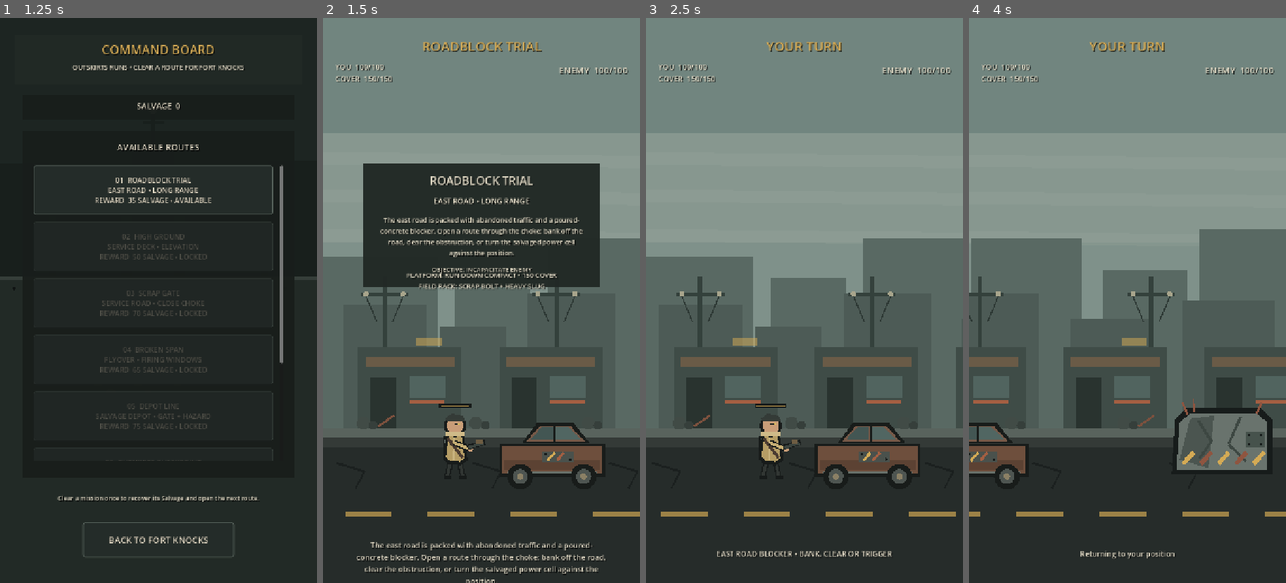
Above: before the commit, frames 1-4 (left to right).
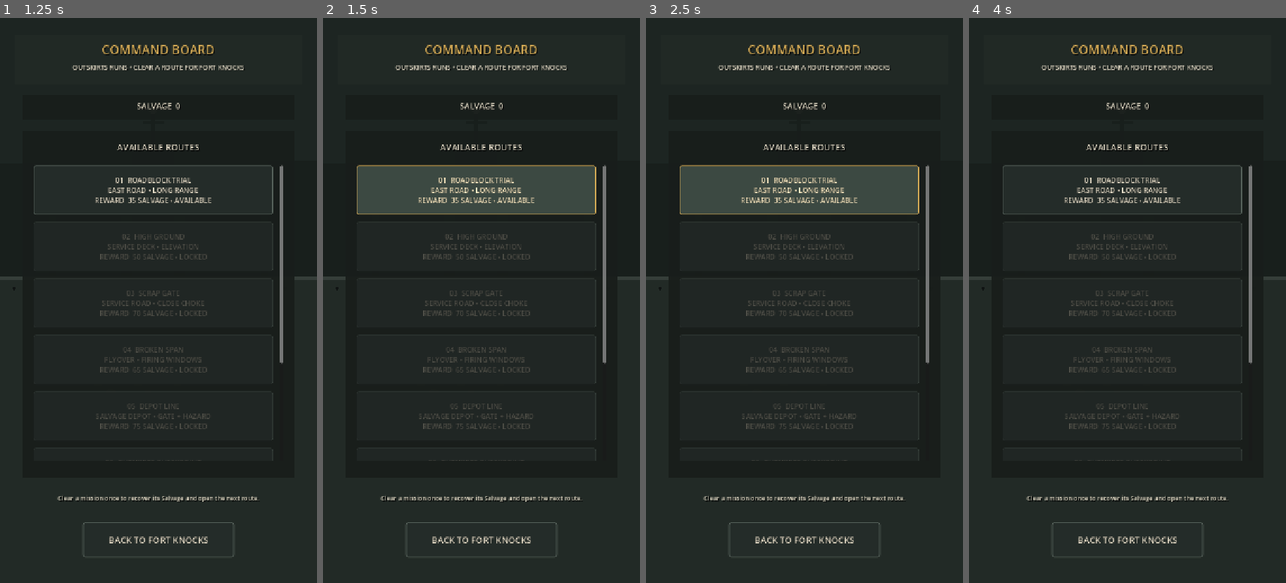
Above: after the commit, the same moments.

Repository: phantompixel-developer/FortKnocks
Game: Godot game, scene res://game/core/app.tscn
Same seed, same stepped clock (60 frames per second), same inputs: the game is played once before the commit and once after it.
Inputs (mouse positions are in pixels of both pictures, inside the frame that each line leads up to):
- Up to frame 1 (1.25 s): click "COMMAND BOARD CHOOSE THE NEXT…" at 0.5 s
- Up to frame 2 (1.5 s): click "01 ROADBLOCK TRIAL EAST ROAD …" at 1.25 s
- Up to frame 3 (2.5 s): click (798, 187) at 2 s, where only the run after the commit has a clickable "01 ROADBLOCK TRIAL EAST ROAD …"
- Up to frame 4 (4 s): click (1121, 187) at 2.75 s, where only the run after the commit has a clickable "01 ROADBLOCK TRIAL EAST ROAD …"; move the mouse to (1197, 272) at 3.52 s; click (1197, 272) at 3.67 s

Frame 1 is identical in both runs. In frame 2, 69% of the frame differs, in the area x 0-100%, y 0-100%; in frame 3, 76%; in frame 4, 76%, in the area x 0-100%, y 0-96%.
Error after the commit: Parse Error: Identifier "_on_salvage_load_destroyed" not declared in the current scope. (res://game/battle/battle_controller.gd:343)

Commit message:
feat: spawn salvage objective targets

Diff:
--- a/game/battle/battle_controller.gd
+++ b/game/battle/battle_controller.gd
@@ -23,6 +23,7 @@
 const ArenaPlatformScript := preload("res://game/battle/arena_platform.gd")
 const CollapsibleBarrierScript := preload("res://game/battle/collapsible_barrier.gd")
 const SignalRelayScript := preload("res://game/battle/signal_relay.gd")
+const SalvageLoadScript := preload("res://game/battle/salvage_load.gd")
 const EncounterCatalogScript := preload("res://game/campaign/encounter_catalog.gd")
 const ThemeScript := preload("res://game/presentation/fort_knocks_theme.gd")
 
@@ -99,6 +100,7 @@
 var _current_mission: MissionDefinition
 var _collapsible_barrier: CollapsibleBarrier
 var _signal_relay: SignalRelay
+var _salvage_load: SalvageLoad
 var _missions: Array[MissionDefinition] = []
 var _campaign_managed := false
 var _prepared_mission: MissionDefinition
@@ -310,6 +312,7 @@
 
 	_collapsible_barrier = null
 	_signal_relay = null
+	_salvage_load = null
 	for rect in definition.platform_rects:
 		var platform := ArenaPlatformScript.new() as ArenaPlatform
 		if platform == null:
@@ -331,6 +334,14 @@
 			_signal_relay.max_health = maxi(1, definition.signal_relay_health)
 			_signal_relay.destroyed.connect(_on_signal_relay_destroyed)
 			encounter_geometry.add_child(_signal_relay)
+
+	if definition.salvage_load_enabled:
+		_salvage_load = SalvageLoadScript.new() as SalvageLoad
+		if _salvage_load != null:
+			_salvage_load.position = definition.salvage_load_position
+			_salvage_load.max_health = maxi(1, definition.salvage_load_health)
+			_salvage_load.destroyed.connect(_on_salvage_load_destroyed)
+			encounter_geometry.add_child(_salvage_load)
 
 	if battlefield_visual.has_method("configure_variant"):
 		battlefield_visual.call("configure_variant", definition.visual_variant)
